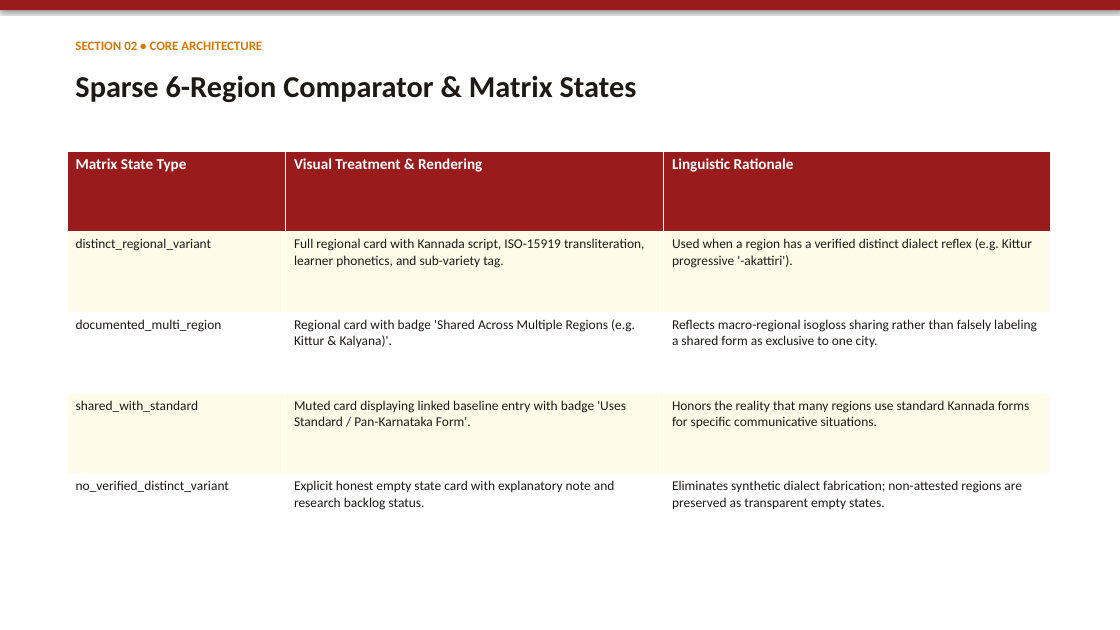
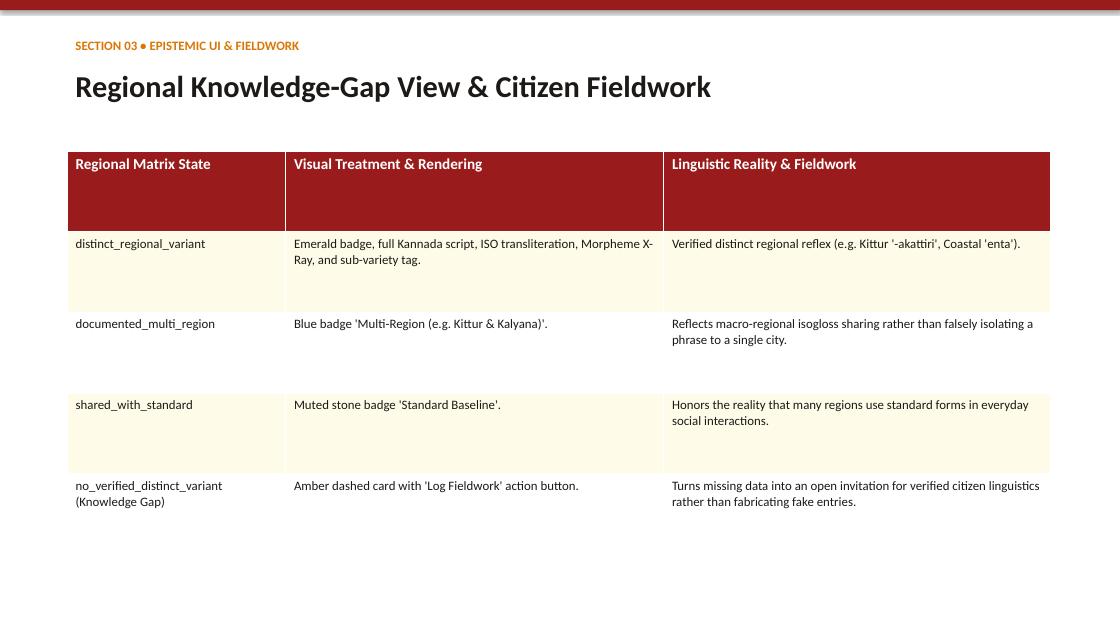
Before and after one commit to anandaram240-wq/yatrika-ai, a slide deck: slide 4 of Namma_Kannada_Regional_Explorer_Presentation.pptx (slide 3 before the commit). Drawn at 1120x630 pixels with LibreOffice and Linux fonts; fonts in the diff are those of the drawing. Boxes give left, top, right and bottom in pixels: in the first picture for what was removed or moved away, otherwise in the second. Text is boxed around its words. In the diff, an @@ line names an element or a change of style, - is before the commit and + after.

Commit message:
feat(phase-5): implement Phrase Passport, Morpheme-Shift X-Ray, Knowledge-Gap view, and 25 Vitest tests

```diff
--- a/Namma_Kannada_Regional_Explorer_Presentation.pptx
+++ b/Namma_Kannada_Regional_Explorer_Presentation.pptx
@@ text at [75, 41, 299, 50]: text changed @@
-SECTION 02 • CORE ARCHITECTURE
+SECTION 03 • EPISTEMIC UI & FIELDWORK
@@ text at [75, 75, 711, 102]: text changed @@
-Sparse 6-Region Comparator & Matrix States
+Regional Knowledge-Gap View & Citizen Fieldwork
@@ table at [67, 151, 1050, 555] @@
-row 1, column 1: Matrix State Type
+row 1, column 1: Regional Matrix State
-row 1, column 3: Linguistic Rationale
+row 1, column 3: Linguistic Reality & Fieldwork
-row 2, column 2: Full regional card with Kannada script, ISO-15919 transliteration, learner phonetics, and sub-variety tag.
+row 2, column 2: Emerald badge, full Kannada script, ISO transliteration, Morpheme X-Ray, and sub-variety tag.
-row 2, column 3: Used when a region has a verified distinct dialect reflex (e.g. Kittur progressive '-akattiri').
+row 2, column 3: Verified distinct regional reflex (e.g. Kittur '-akattiri', Coastal 'enta').
-row 3, column 2: Regional card with badge 'Shared Across Multiple Regions (e.g. Kittur & Kalyana)'.
+row 3, column 2: Blue badge 'Multi-Region (e.g. Kittur & Kalyana)'.
-row 3, column 3: Reflects macro-regional isogloss sharing rather than falsely labeling a shared form as exclusive to one city.
+row 3, column 3: Reflects macro-regional isogloss sharing rather than falsely isolating a phrase to a single city.
-row 4, column 2: Muted card displaying linked baseline entry with badge 'Uses Standard / Pan-Karnataka Form'.
+row 4, column 2: Muted stone badge 'Standard Baseline'.
-row 4, column 3: Honors the reality that many regions use standard Kannada forms for specific communicative situations.
+row 4, column 3: Honors the reality that many regions use standard forms in everyday social interactions.
-row 5: no_verified_distinct_variant | Explicit honest empty state card with explanatory note and research backlog status. | Eliminates synthetic dialect fabrication; non-attested regions are preserved as transparent empty states.
+row 5: no_verified_distinct_variant (Knowledge Gap) | Amber dashed card with 'Log Fieldwork' action button. | Turns missing data into an open invitation for verified citizen linguistics rather than fabricating fake entries.
@@ size 11.5 to 11 pt in "distinct_regional_variant", "documented_multi_region", "shared_with_standard" @@
```
Also in this commit, not shown: 4 other slides changed, 3 slides added, 1 slide removed, 13 other files.
